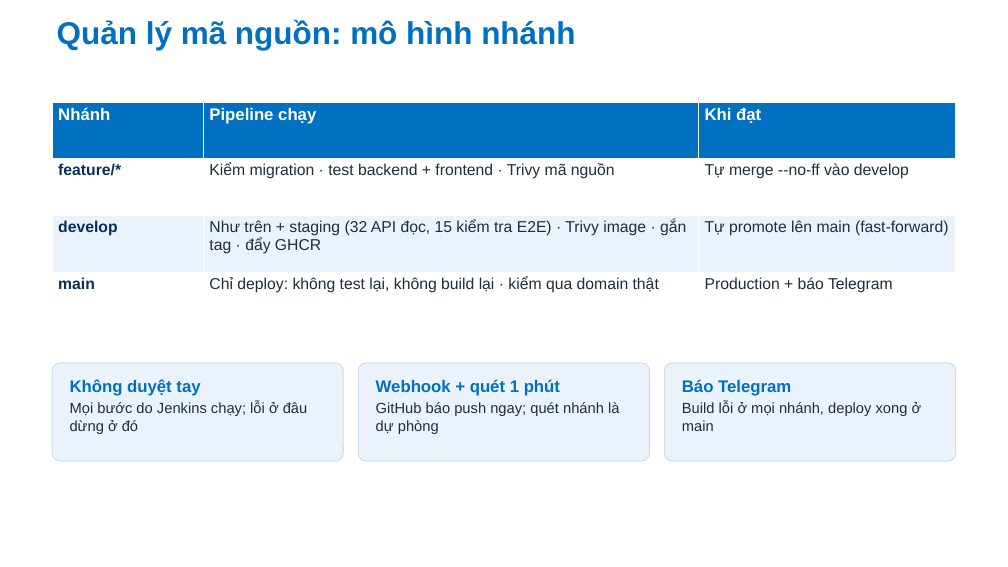
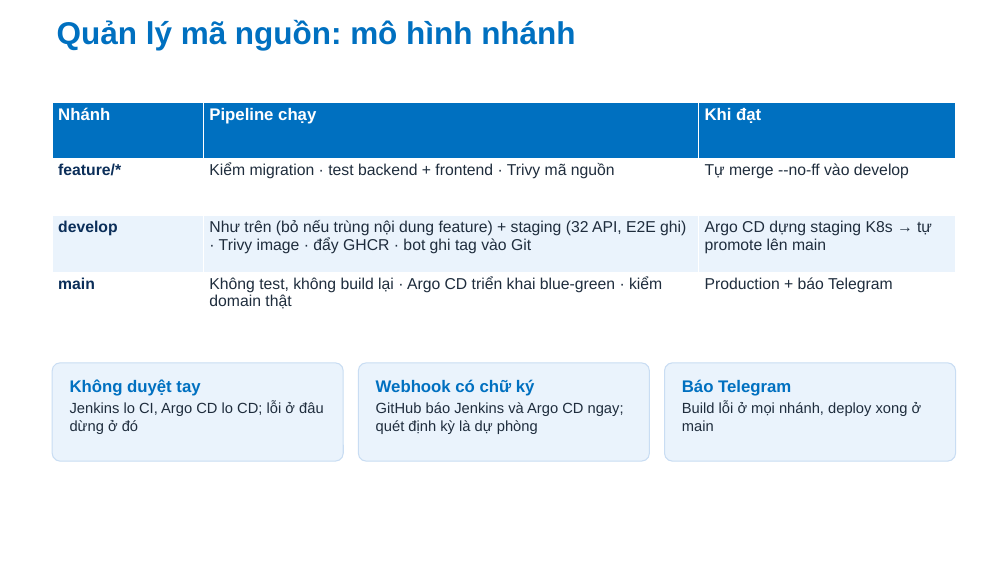
Before and after one commit to Anpham120/restaurant-management-system, a slide deck: slide 7 of docs/bao-cao/Slide_TrienKhaiPhanMem_AtlasRestaurant.pptx. Drawn at 1008x567 pixels with LibreOffice and Linux fonts; fonts in the diff are those of the drawing; background and template pictures are left out. Boxes give left, top, right and bottom in pixels: in the first picture for what was removed or moved away, otherwise in the second. Text is boxed around its words. In the diff, an @@ line names an element or a change of style, - is before the commit and + after.

```diff
--- a/docs/bao-cao/Slide_TrienKhaiPhanMem_AtlasRestaurant.pptx
+++ b/docs/bao-cao/Slide_TrienKhaiPhanMem_AtlasRestaurant.pptx
@@ table at (x1=52, y1=102, x2=956, y2=329) @@
-row 3, column 2: Như trên + staging (32 API đọc, 15 kiểm tra E2E) · Trivy image · gắn tag · đẩy GHCR
+row 3, column 2: Như trên (bỏ nếu trùng nội dung feature) + staging (32 API, E2E ghi) · Trivy image · đẩy GHCR · bot ghi tag vào Git
-row 3, column 3: Tự promote lên main (fast-forward)
+row 3, column 3: Argo CD dựng staging K8s → tự promote lên main
-row 4, column 2: Chỉ deploy: không test lại, không build lại · kiểm qua domain thật
+row 4, column 2: Không test, không build lại · Argo CD triển khai blue-green · kiểm domain thật
@@ text at (x1=376, y1=379, x2=624, y2=434): text changed @@
-Webhook + quét 1 phút
-GitHub báo push ngay; quét nhánh là dự phòng
+Webhook có chữ ký
+GitHub báo Jenkins và Argo CD ngay; quét định kỳ là dự phòng
@@ text at (x1=70, y1=401, x2=324, y2=434): text changed @@
-Mọi bước do Jenkins chạy; lỗi ở đâu dừng ở đó
+Jenkins lo CI, Argo CD lo CD; lỗi ở đâu dừng ở đó
```
Also in this commit, not shown: 18 other slides changed, 1 slide added, 2 slides removed, 3 other files.
